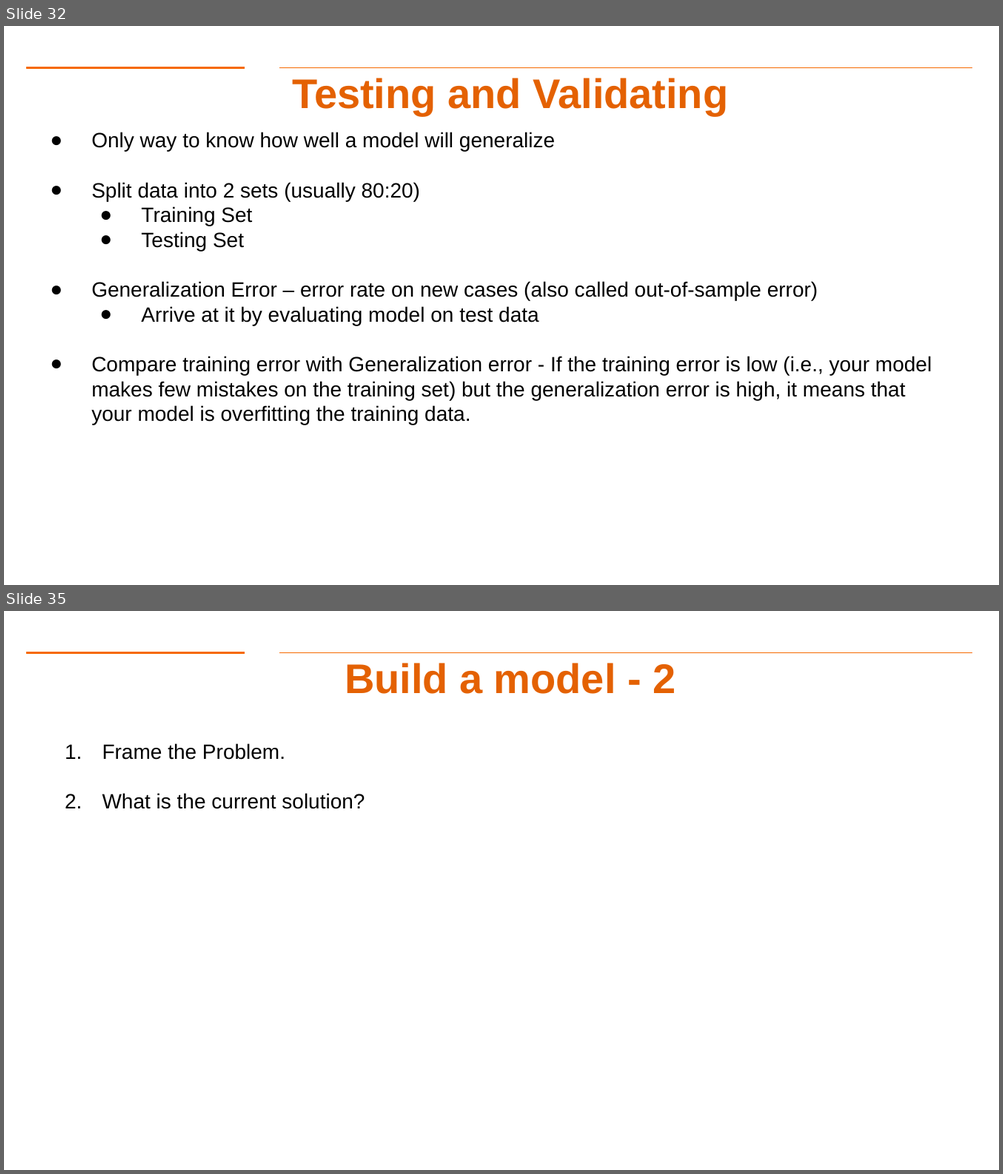
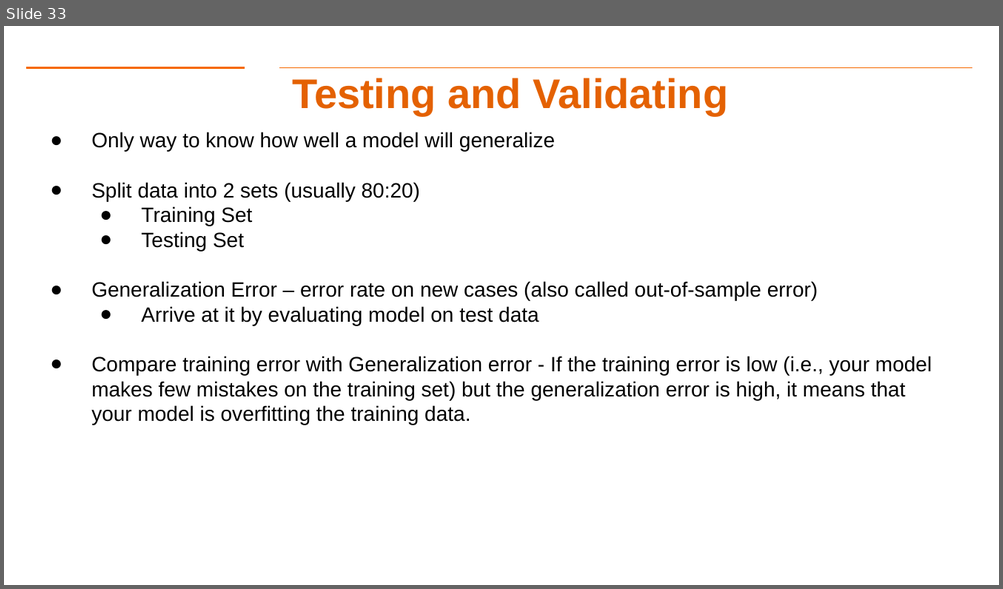
Before and after one commit to gk5951/RIT-DSCI-633-FDS, a slide deck: Syllabus/Lecture02/Lec02.pptx. Shown one above the other, each under a label of ours: slides 32 and 35 before the commit, slide 33 after it; the slides between them are not shown. The pictures are 1003x1174 and 1003x589 pixels, drawn with LibreOffice and Linux fonts; fonts in the diff are those of the drawing; background and template pictures are left out. Boxes give left, top, right and bottom in pixels: in the first picture for what was removed or moved away, otherwise in the second. Text is boxed around its words. In the diff, an @@ line names an element or a change of style, - is before the commit and + after.

```diff
--- a/Syllabus/Lecture02/Lec02.pptx
+++ b/Syllabus/Lecture02/Lec02.pptx
@@ slide 35 removed at box(4, 611, 999, 1170), background #FFFFFF; not listed: 2 template elements that a slide beside it also shows @@
@@ title removed at box(344, 663, 675, 694) @@
-Build a model - 2
@@ text removed at box(102, 743, 364, 809) @@
-1. Frame the Problem.
-2. What is the current solution?
@@ what was slide 32 is now slide 33 @@
```
Also in this commit, not shown: 9 slides changed, 2 slides added, 1 other slide removed, 4 other files.
